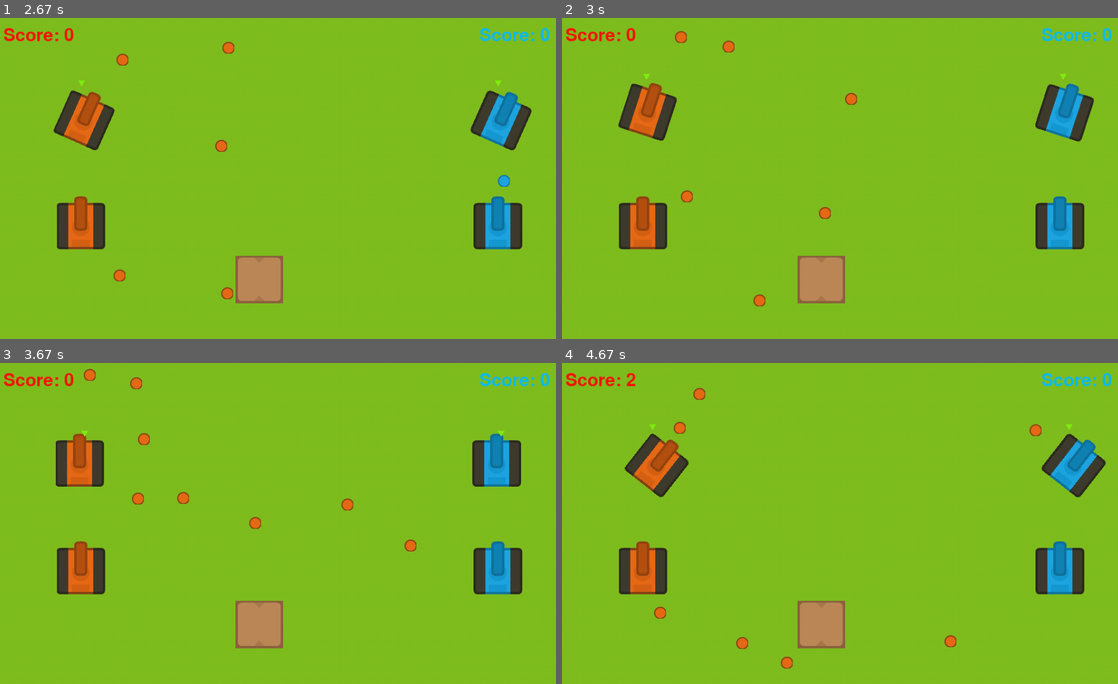
Above: before the commit, frames 1-4 (two rows, left to right).
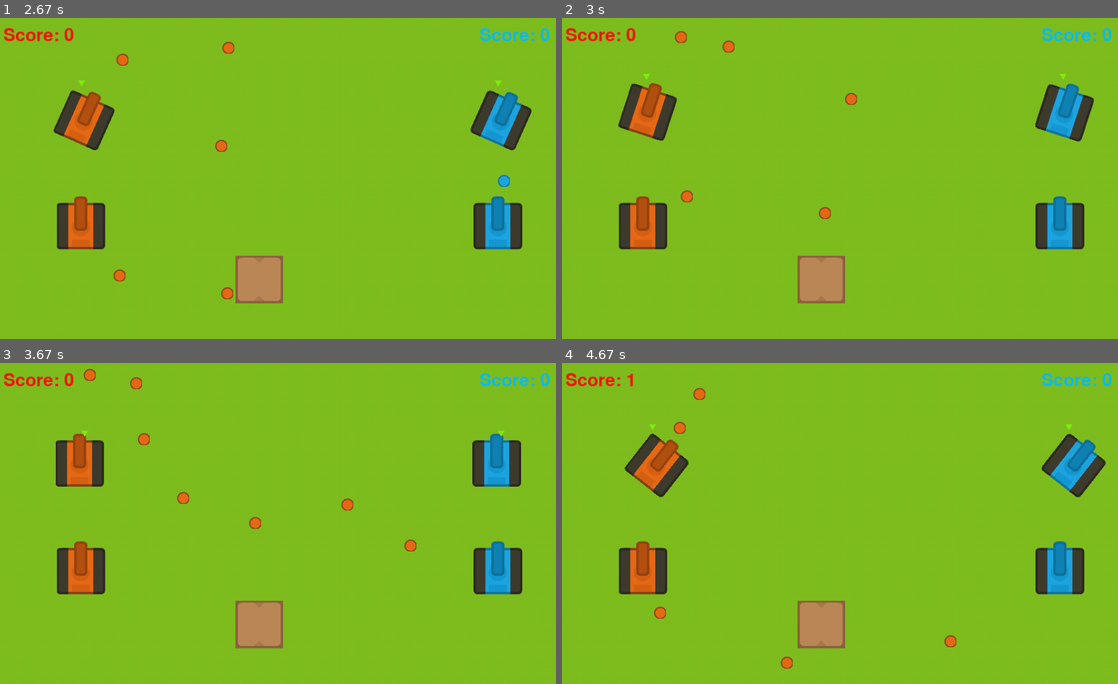
Above: after the commit, the same moments.

Repository: lenghia2797/TankPyGame
Game: pygame game, started from main.py
The game is run twice, just before and just after one commit, with the same random seed, the same clock (stepped at 60 frames per second) and the same inputs.
Inputs (mouse positions are in pixels of both pictures, inside the frame that each line leads up to):
- Up to frame 1 (2.67 s): tap Enter at 0.33 s; hold Right 0.67-1.13 s; hold D 0.67-1.13 s; move the mouse to (467, 168) at 0.7 s; tap X at 0.73, 1.03, 1.23, 1.57, 1.87, 2.07, 2.37, 2.63 s; hold Up 1.17-1.47 s; hold W 1.17-1.47 s; move the mouse to (144, 181) at 1.2 s; hold Right 1.5-1.97 s; hold D 1.5-1.97 s; move the mouse to (105, 130) at 1.53 s; hold Left 2-2.53 s; hold A 2-2.53 s; move the mouse to (366, 66) at 2.03 s; hold Down from 2.57 s (still down); hold S from 2.57 s (still down); move the mouse to (350, 207) at 2.6 s
- Up to frame 2 (3 s): release Down at 2.87 s; release S at 2.87 s; hold Left from 2.9 s (still down); hold A from 2.9 s (still down); move the mouse to (856, 69) at 2.93 s; tap X at 2.97 s
- Up to frame 3 (3.67 s): tap X at 3.27, 3.4 s; release Left at 3.3 s; release A at 3.3 s; hold Up from 3.33 s (still down); hold W from 3.33 s (still down); move the mouse to (150, 459) at 3.37 s
- Up to frame 4 (4.67 s): release Up at 3.7 s; release W at 3.7 s; hold Right 3.73-4.37 s; hold D 3.73-4.37 s; move the mouse to (639, 513) at 3.77 s; tap X at 3.8, 4.1, 4.47 s; hold Down from 4.4 s (still down); hold S from 4.4 s (still down); move the mouse to (851, 555) at 4.43 s

Frame 1 is identical in both runs. In frame 2, less than 0.1% of the frame differs, in the area x 34-37%, y 85-90%; in frame 3, less than 0.1%; in frame 4, 0.2%, in the area x 11-87%, y 3-90%.

Commit message:
add collide with wall

Diff:
--- a/GameScene.py
+++ b/GameScene.py
@@ -117,6 +117,7 @@
                 wall_rect = pygame.Rect(self.wall.x, self.wall.y,
                                         self.wall.width, self.wall.height)
                 if bullet_rect.colliderect(wall_rect):
+                    bullet.collide += 1
                     if abs(wall_rect.top - bullet_rect.bottom) < collision_tolerance and bullet.vy > 0:
                         bullet.vy *= -1
                     if abs(wall_rect.bottom - bullet_rect.top) < collision_tolerance and bullet.vy < 0:
